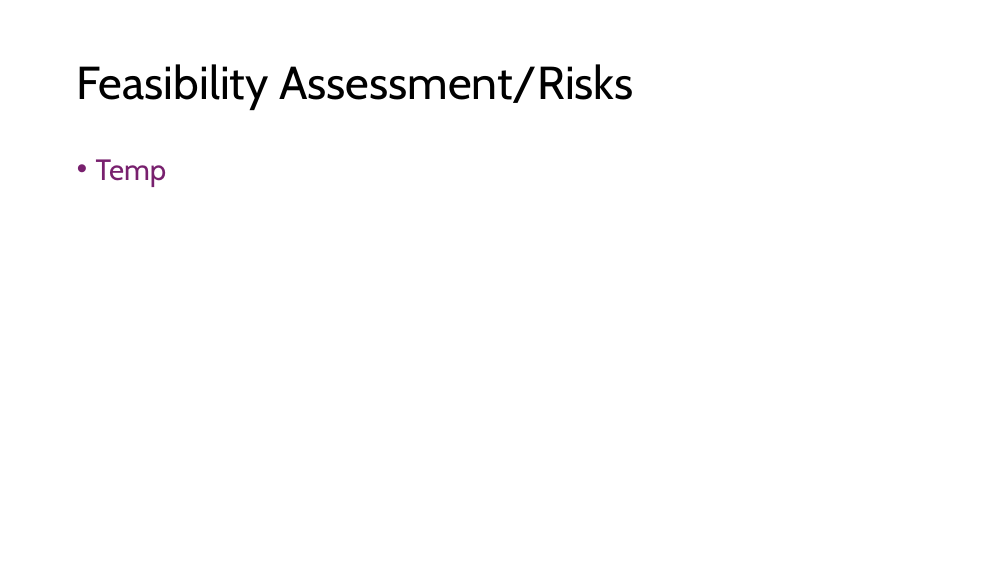
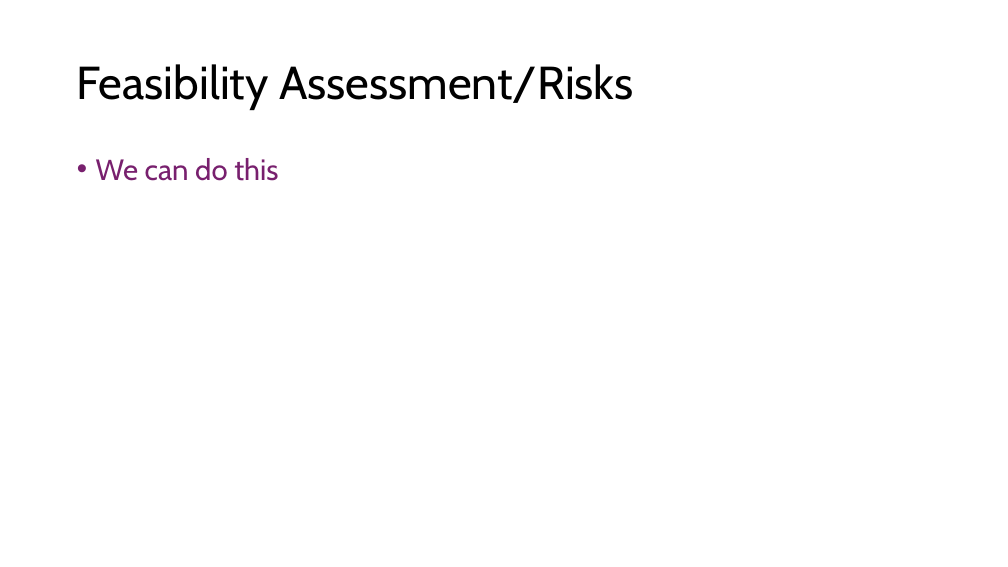
Before and after one commit to Tannyr-Singleterry/ECE590_SeniorDesign, a slide deck: slide 14 of Documents/CDR/CDR_Presentation.pptx (slide 13 before the commit). Drawn at 1008x567 pixels with LibreOffice and Linux fonts; fonts in the diff are those of the drawing. Boxes give left, top, right and bottom in pixels: in the first picture for what was removed or moved away, otherwise in the second. Text is boxed around its words. In the diff, an @@ line names an element or a change of style, - is before the commit and + after.

```diff
--- a/Documents/CDR/CDR_Presentation.pptx
+++ b/Documents/CDR/CDR_Presentation.pptx
@@ text at [96, 158, 278, 181]: text changed @@
-• Temp
+• We can do this
```
Also in this commit, not shown: 9 other slides changed, 2 slides added, 1 slide removed, 2 other files.
